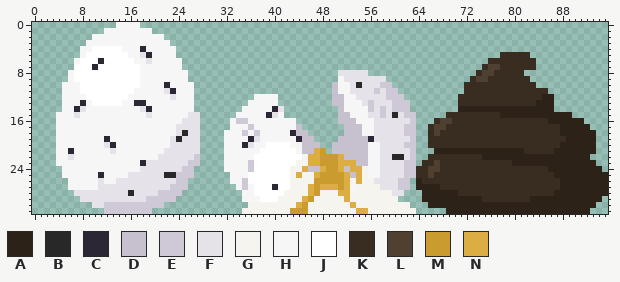
Edited in one commit: sprite sheet (art/minigames/egg/Egg.png). Above is the file before it was changed.
The file is 96x32 pixels. Colours within 5 levels of each other are drawn and written as one.
Palette (. is transparent): A #2c2218  B #282828  C #2b2735  D #c7c0cf  E #cfc8d7  F #e5e2e9  G #f6f4ef  H #f6f6f6  J #ffffff  K #392d21  L #4f4031  M #ca9b2f  N #dcad43
The same view after the edit:
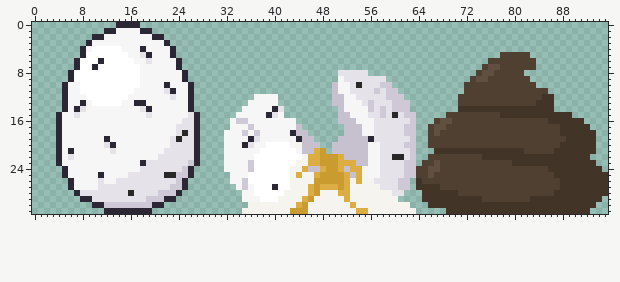
The edit:
Colour A changes from #2c2218 to #423426.
Colour K changes from #392d21 to #4f4031.
Colour L changes from #4f4031 to #615040.
The edit turns colour E into colour C in rows 22 to 23 at x 27; in rows 24 to 25 at x 26; in rows 26 to 27 at x 25; in row 28 at x 24; in row 29 at x 22 to 23; in row 30 at x 20 to 21.
The edit turns colour E into colour C in row 31 at x 12 to 19.
The edit turns colour F into colour C in rows 15 to 21 at x 27; in row 28 at x 7; in row 29 at x 8 to 9; in row 30 at x 10 to 11.
The edit turns colour H into colour C in row 0 at x 14 to 17; in row 1 at x 12 to 13 and 18 to 19; in row 2 at x 10 to 11 and 20 to 21; in row 3 at x 9 and 22; in rows 4 to 5 at x 8 and 23; in row 6 at x 7 and 24.
The edit turns colour H into colour C in row 7 at x 24; in rows 8 to 9 at x 6 and 25; in rows 10 to 14 at x 5 and 26; in rows 15 to 23 at x 4; in rows 24 to 25 at x 5; in rows 26 to 27 at x 6.
The edit turns colour J into colour C in row 7 at x 7.
Pixel boxes of the changes (left, top, right, bottom) in both pictures:
changed: (56, 22, 200, 214)
changed: (416, 52, 608, 214)
